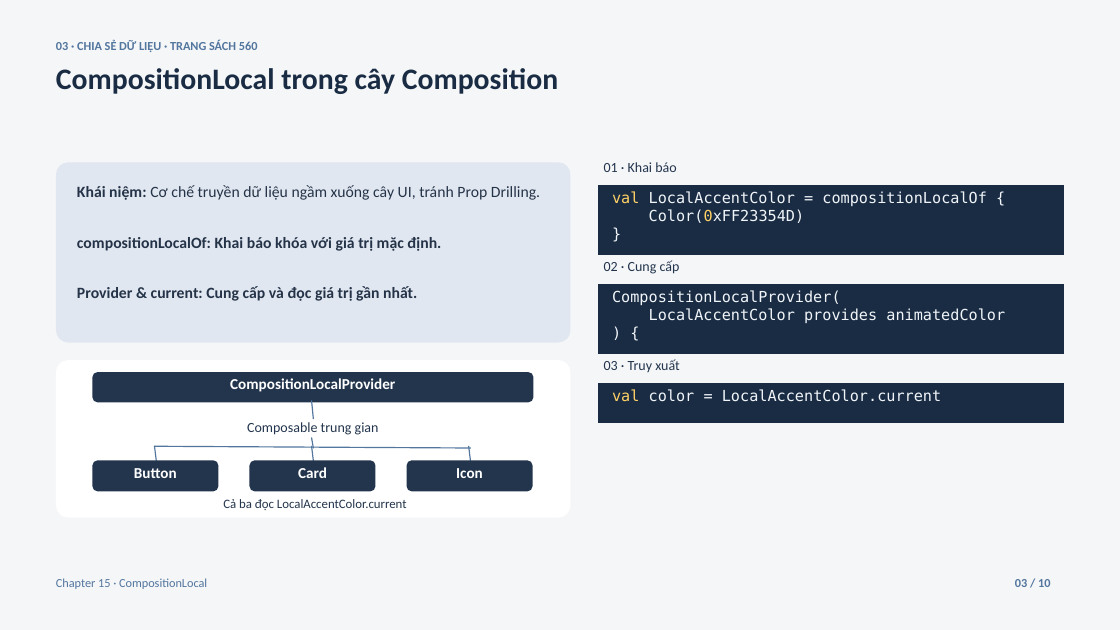
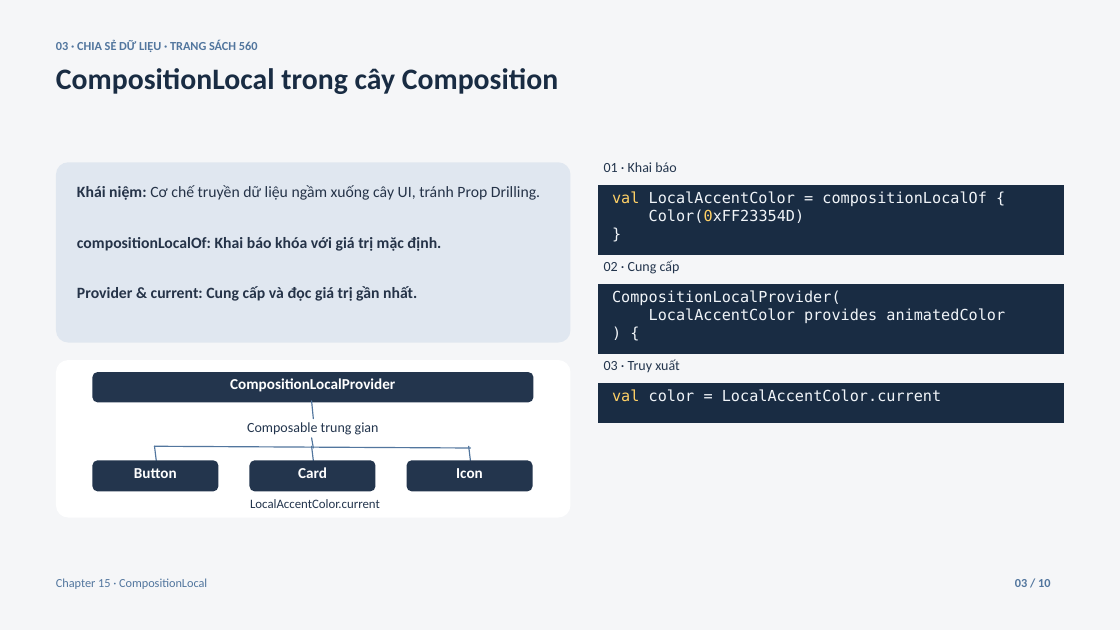
Before and after one commit to gam512/Advanced-Jetpack-Compose, a slide deck: slide 3 of slide/Advanced Jetpack Compose.pptx. Drawn at 1120x630 pixels with LibreOffice and Linux fonts; fonts in the diff are those of the drawing. Boxes give left, top, right and bottom in pixels: in the first picture for what was removed or moved away, otherwise in the second. Text is boxed around its words. In the diff, an @@ line names an element or a change of style, - is before the commit and + after.

```diff
--- a/slide/Advanced Jetpack Compose.pptx
+++ b/slide/Advanced Jetpack Compose.pptx
@@ text at box(250, 499, 380, 508): text changed @@
-Cả ba đọc LocalAccentColor.current
+LocalAccentColor.current
```
Also in this commit, not shown: 1 other slide changed.
